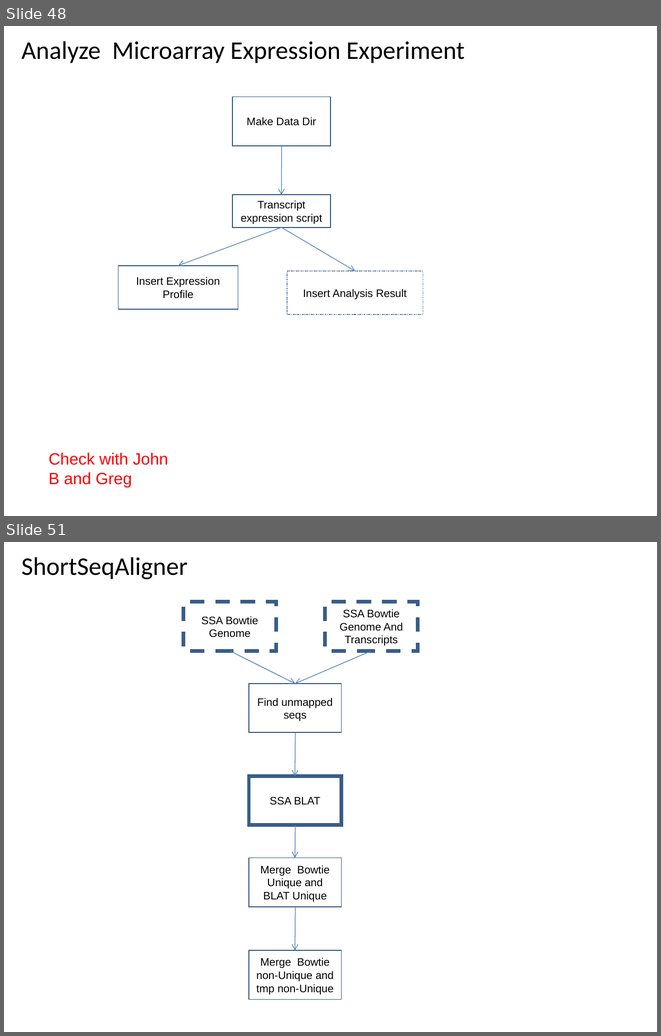
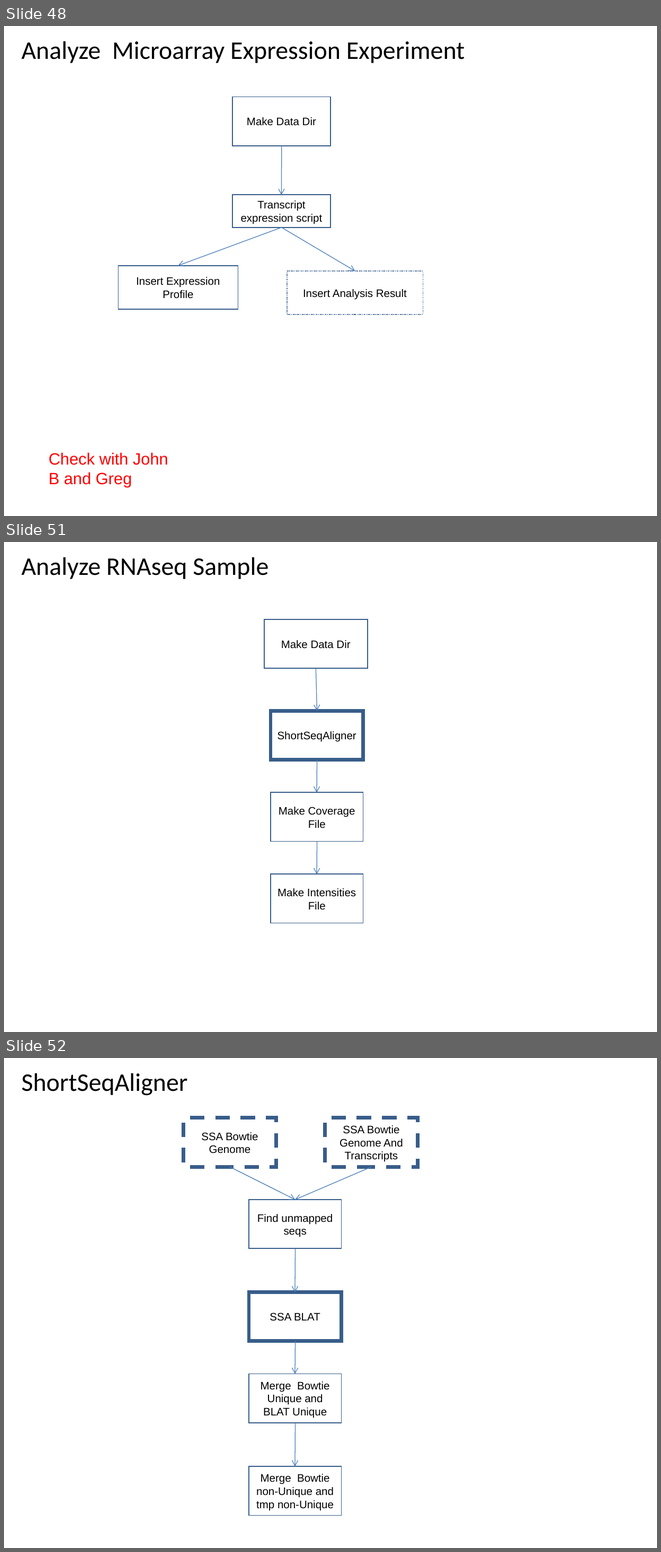
Before and after one commit to VEuPathDB/ApiCommonWorkflow, a slide deck: Main/doc/IntegratedWorkflow.ppt. Shown one above the other, each under a label of ours: slides 48 and 51 before the commit, slides 48, 51 and 52 after it; the slides between them are not shown. The pictures are 661x1036 and 661x1552 pixels, drawn with LibreOffice and Linux fonts; fonts in the diff are those of the drawing. Boxes give left, top, right and bottom in pixels: in the first picture for what was removed or moved away, otherwise in the second. Text is boxed around its words. In the diff, an @@ line names an element or a change of style, - is before the commit and + after.

```diff
--- a/Main/doc/IntegratedWorkflow.ppt
+++ b/Main/doc/IntegratedWorkflow.ppt
@@ slide 51 added at [4, 542, 657, 1032], background #FFFFFF @@
@@ title added at [21, 557, 268, 579], 28 pt, text #000000 @@
+Analyze RNAseq Sample
@@ rectangle added at [264, 619, 367, 668], outline #385D8A 0.99 pt, 12 pt, text #000000 @@
+Make Data Dir
@@ arrow added from (316, 668) to (317, 711), #4A7EBB 0.74 pt @@
@@ rectangle added at [271, 711, 363, 759], outline #385D8A 4 pt, 12 pt, text #000000 @@
+ShortSeqAligner
@@ arrow added from (317, 760) to (317, 793), #4A7EBB 0.74 pt @@
@@ rectangle added at [271, 792, 363, 841], outline #385D8A 0.99 pt, 12 pt, text #000000 @@
+Make Coverage File
@@ arrow added from (317, 841) to (317, 874), #4A7EBB 0.74 pt @@
@@ rectangle added at [271, 874, 363, 923], outline #385D8A 0.99 pt, 12 pt, text #000000 @@
+Make Intensities File
@@ what was slide 51 is now slide 52 @@
```
Also in this commit, not shown: 6 slides changed, 2 other files.
